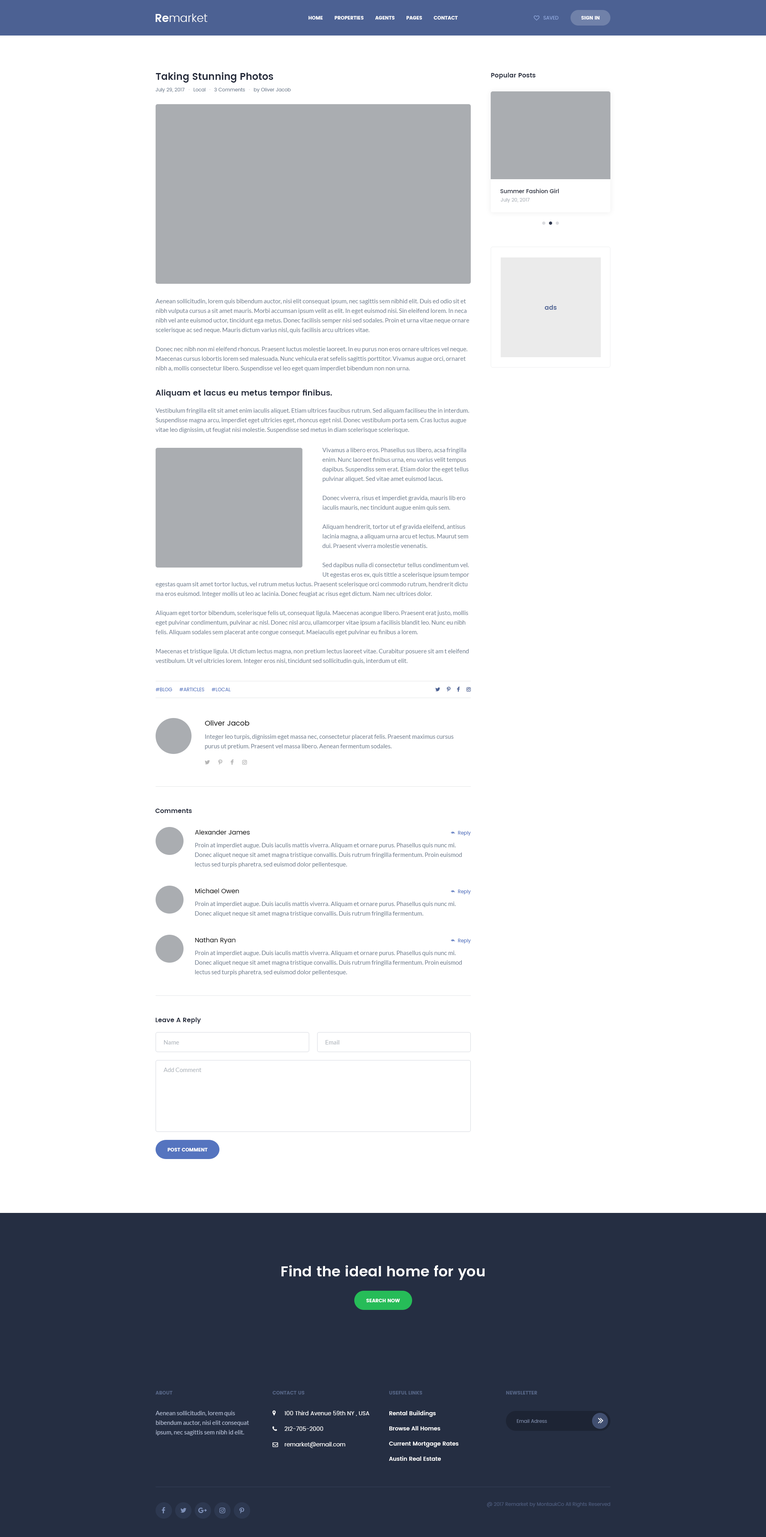
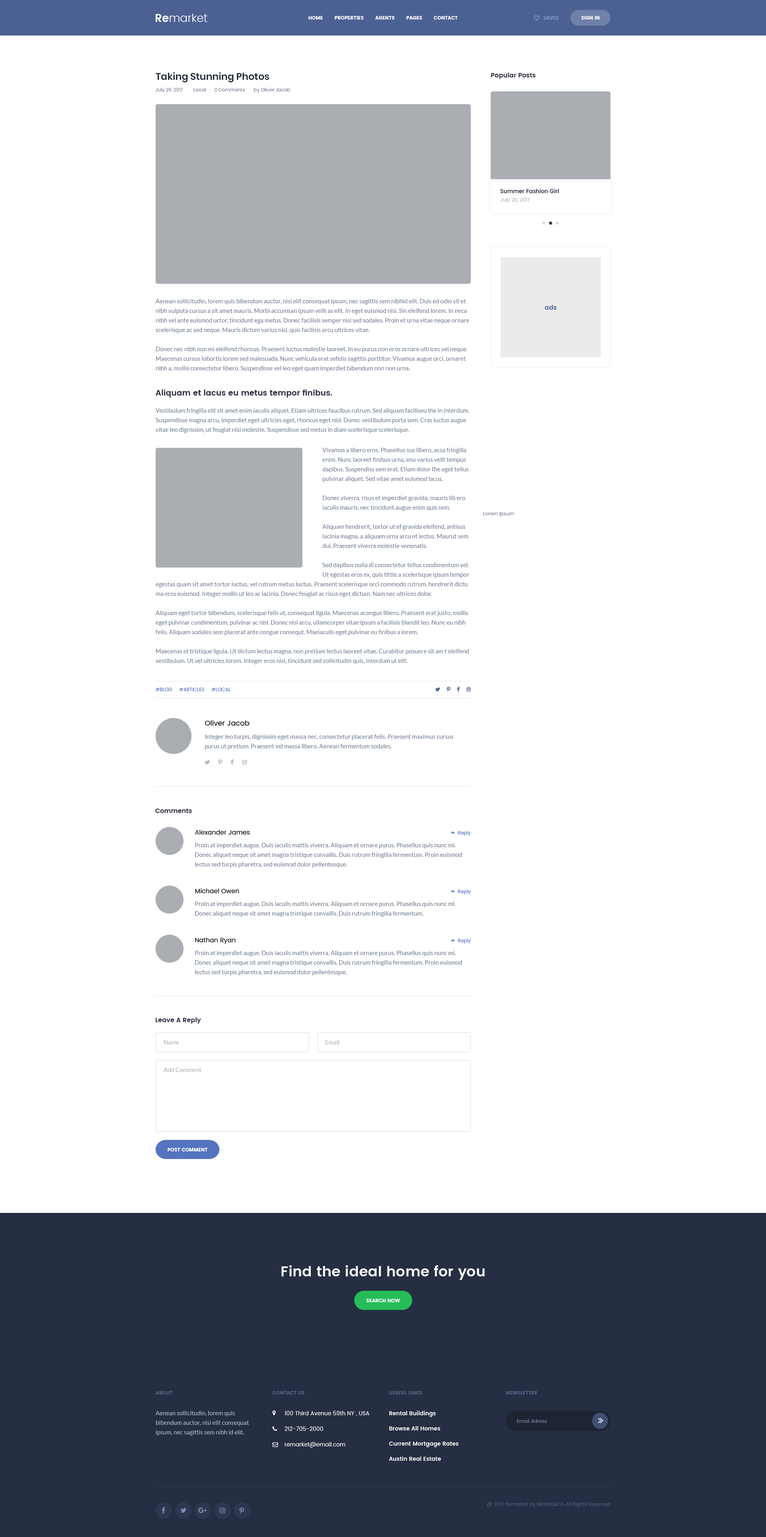
Two versions of the same layered image (766×1537). Layer-by-layer changes:
painted on "Base" (1st of 18, in "Header" › "Sign In"), unmasked it over [581, 15, 600, 20]
painted on "Base" (3rd of 18, in "Sidebar" › "Popular Posts" › "Posts"), unmasked it over [500, 188, 560, 203]
painted on "Base" (4th of 18, in "Sidebar" › "Ads"), unmasked it over [544, 304, 557, 310]
painted on "Taking Stunning Photos" over [155, 72, 274, 83]
painted on "July 29, 2017" over [155, 87, 185, 93]
added layer "Lorem Ipsum" in group "Info" over [483, 511, 515, 517]
painted on "Local" over [193, 87, 206, 92]
painted on "3 Comments" over [214, 87, 246, 92]
painted on "by Oliver Jacob" over [253, 87, 291, 93]
painted on "Base" (5th of 18, in "Leave A Reply" › "Contact Form" › "Name"), unmasked it over [164, 1041, 180, 1045]
painted on "Base" (7th of 18, in "Leave A Reply" › "Contact Form" › "Form"), unmasked it over [164, 1067, 201, 1072]
painted on "Base" (8th of 18, in "Leave A Reply" › "Contact Form" › "Button"), unmasked it over [167, 1147, 208, 1152]
painted on "Base" (9th of 18, in "Footer" › "Call To Action" › "Button"), unmasked it over [366, 1298, 401, 1303]
painted on "Base" (11th of 18, in "Footer" › "Newsletter" › "Subscribe Button"), unmasked it over [598, 1417, 604, 1424]
painted on "Base" (12th of 18, in "Footer" › "Newsletter"), unmasked it over [516, 1417, 604, 1424]
painted on "Base" (14th of 18, in "Footer" › "Copyrights" › "Follow Us" › "2"), unmasked it over [180, 1507, 187, 1513]
painted on "Base" (15th of 18, in "Footer" › "Copyrights" › "Follow Us" › "3"), unmasked it over [198, 1507, 207, 1513]
painted on "Base" (16th of 18, in "Footer" › "Copyrights" › "Follow Us" › "4"), unmasked it over [219, 1507, 226, 1514]
painted on "Base" (17th of 18, in "Footer" › "Copyrights" › "Follow Us" › "5"), unmasked it over [239, 1507, 245, 1514]
…and 2 more changes (2 mask, 2 painted)
